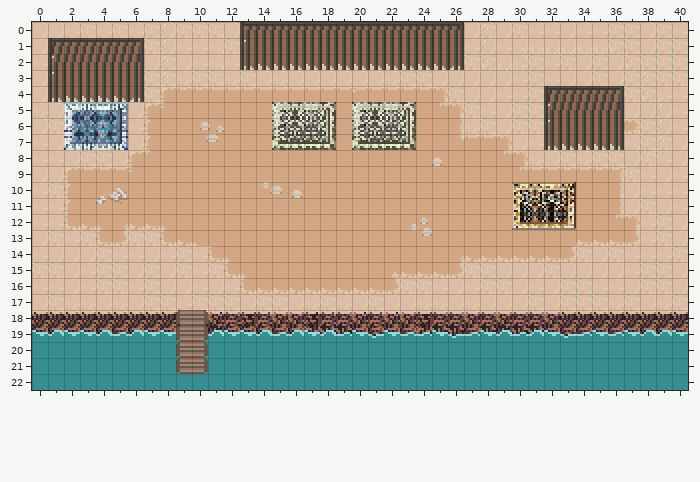
Tiled map -- maps/level2.tmx. Above is the file before it was changed.
Cells are 8x8 px. Shown: x 0..40, y 0..22. Tiles whose own drawing changed are shown in their newer look in all pictures.
New version:
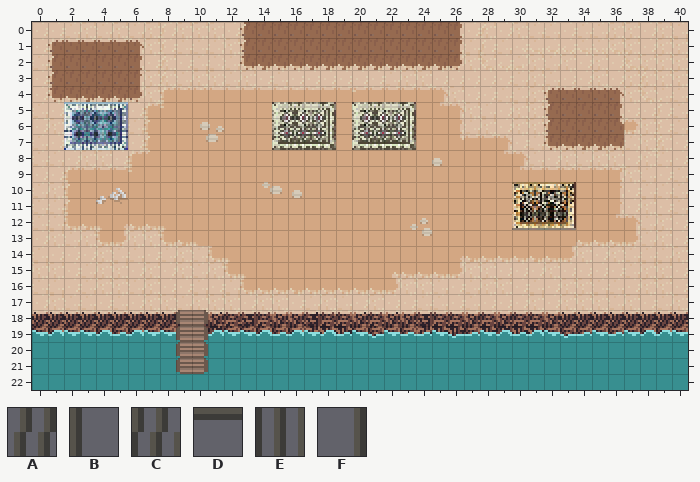
Key: from "Tileset": A 24, B 25, C 56, D 57, E 88, F 89.
_ is an empty cell.
Tiles replaced or removed in this view: A, B, C, D, E, F.
The edit:
Changed rows in their new state; . is an unchanged cell.
Layer "walls":
first column x 1:
 2 ............______________..........
 4 ______..............................
 7 ..............................._____
Layer "walls_OVERLAY1":
first column x 1:
 0 ............______________..........
 1 ______......______________..........
 2 ______..............................
 3 ______..............................
 4 ..............................._____
 5 ..............................._____
 6 ..............................._____
Layer "walls_OVERLAY2":
first column x 1:
 0 ............______________..........
 1 ______..............................
 4 ..............................._____
Layer "walls_OVERLAY3":
first column x 1:
 0 ............_............_..........
 1 _...._......_............_..........
 2 _...._......_............_..........
 3 _...._..............................
 4 _...._........................._..._
 5 ..............................._..._
 6 ..............................._..._
 7 ..............................._..._
